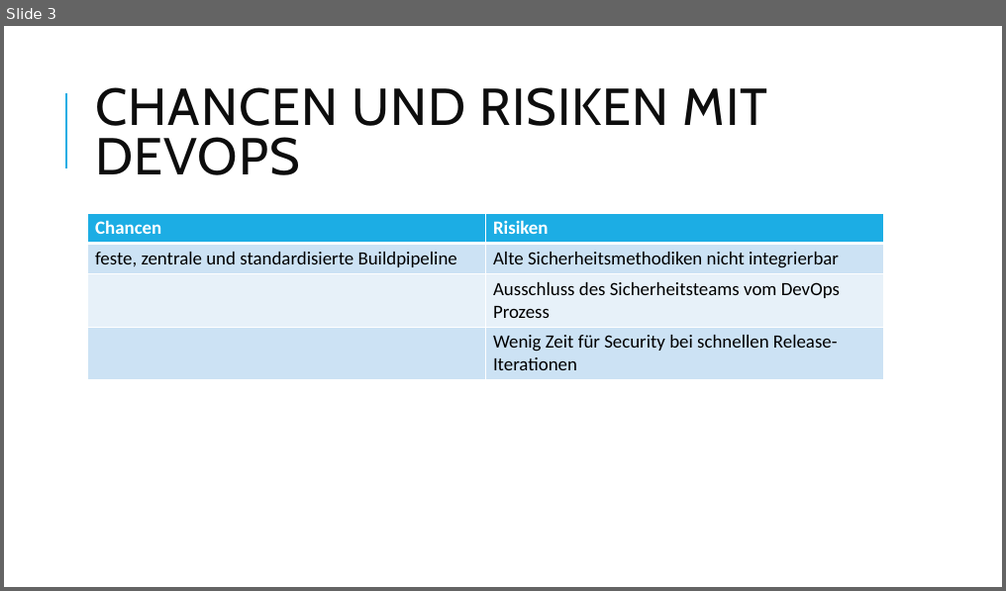
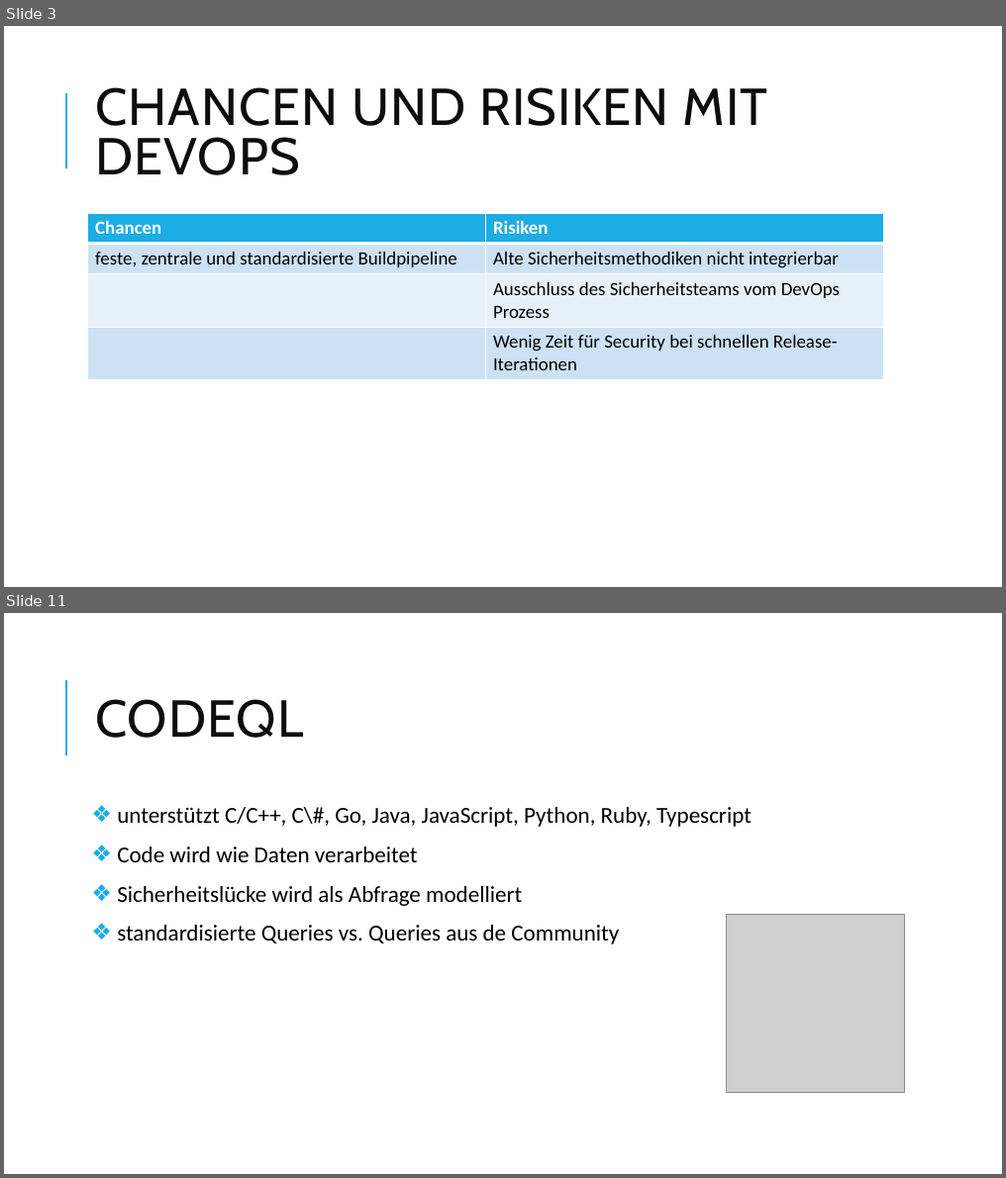
Before and after one commit to FlowBYRN/DevSecOps, a slide deck: DevSecOps-Präsentation.pptx. Shown one above the other, each under a label of ours: slide 3 before the commit, slides 3 and 11 after it; the slides between them are not shown. The pictures are 1006x591 and 1006x1178 pixels, drawn with LibreOffice and Linux fonts; fonts in the diff are those of the drawing; grey boxes stand for pictures. Boxes give left, top, right and bottom in pixels: in the first picture for what was removed or moved away, otherwise in the second. Text is boxed around its words. In the diff, an @@ line names an element or a change of style, - is before the commit and + after.

```diff
--- a/DevSecOps-Präsentation.pptx
+++ b/DevSecOps-Präsentation.pptx
@@ slide 11 added at [4, 613, 1002, 1174], background #FFFFFF; not listed: 1 template element that a slide beside it also shows @@
@@ title added at [95, 699, 303, 738], 50 pt, text #0D0D0D @@
+CODEQL
@@ text added at [117, 807, 751, 945], 22 pt, text #000000 @@
+❖ unterstützt C/C++, C\#, Go, Java, JavaScript, Python, Ruby, Typescript
+❖ Code wird wie Daten verarbeitet
+❖ Sicherheitslücke wird als Abfrage modelliert
+❖ standardisierte Queries vs. Queries aus de Community
@@ picture added at [727, 914, 905, 1093] @@
```
Also in this commit, not shown: 9 slides changed, 7 other slides added, 7 slides removed, 10 other files.
